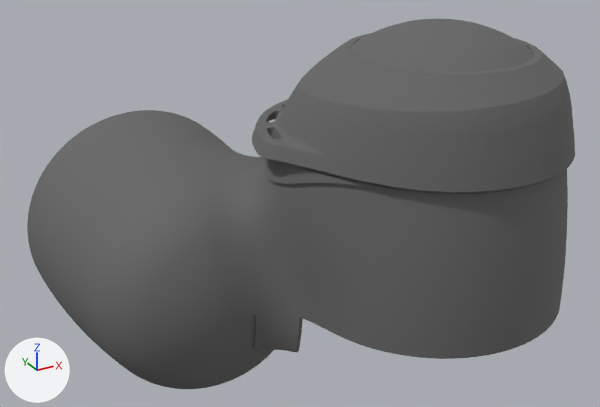
What one commit did to the COLLADA model src/robot_sim_description/models/panda_arm/meshes/visual/link4.dae.
One viewpoint serves both versions: a camera (50 mm lens) standing at (-0.195, -0.245, 0.173) and looking at (-0.04, 0.036, 0.032). The lights are fixed; the arrows at lower left show +X, +Y and +Z. The picture after the commit comes second.

Objects in the first picture: 'link4'.
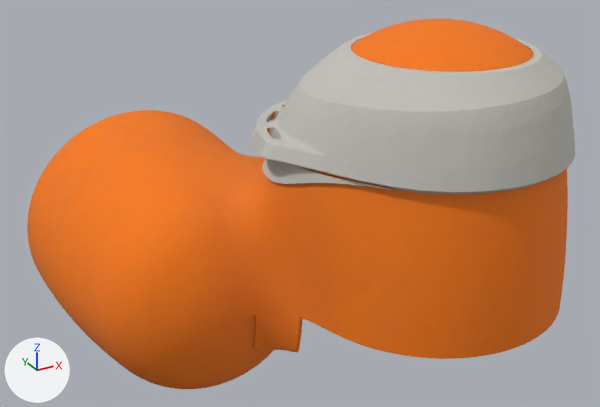
Location of each change, (x1, y1, x2, y2) in pixels of the pictures (600 x 407 px):
'link4', surface changed (dark grey to orange): (27, 19, 575, 389) in both

Patch to the scene script:
```diff
--- a/src/robot_sim_description/models/panda_arm/meshes/visual/link4.dae.py
+++ b/src/robot_sim_description/models/panda_arm/meshes/visual/link4.dae.py
@@ img_link4_link4_basecolor_png @@
+img_link4_link4_basecolor_png = load_image('link4_link4_BaseColor.png', '../../materials/textures/link4_link4_BaseColor.png', 2048, 2048, 'sRGB')
@@ mat_lambert1 @@
 mat_lambert1 = principled_material('lambert1')
-mat_lambert1.base_color = (0.133, 0.133, 0.133)  # dark grey #666666
+mat_lambert1.texture = img_link4_link4_basecolor_png
 mat_lambert1.roughness = 0.9
```
